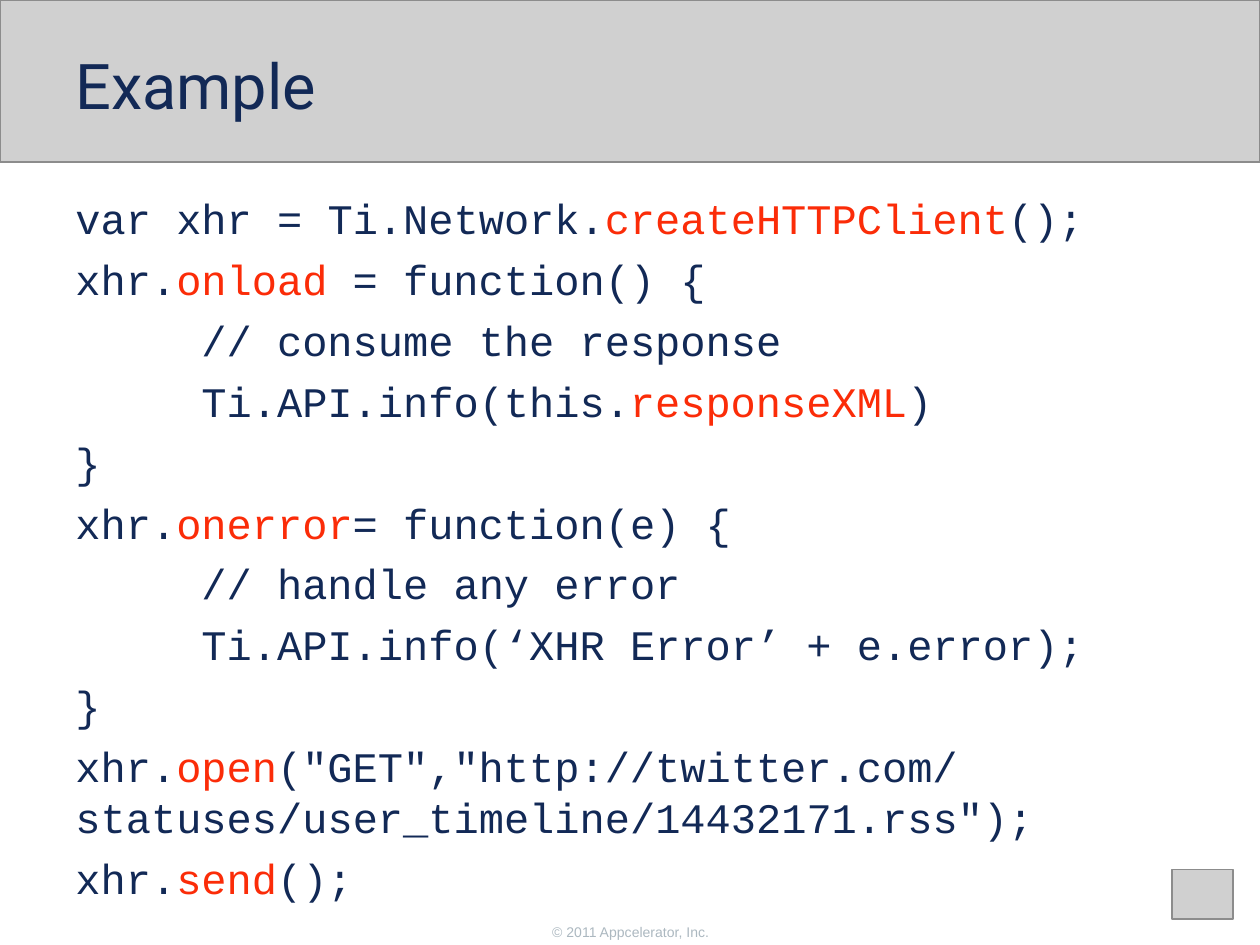
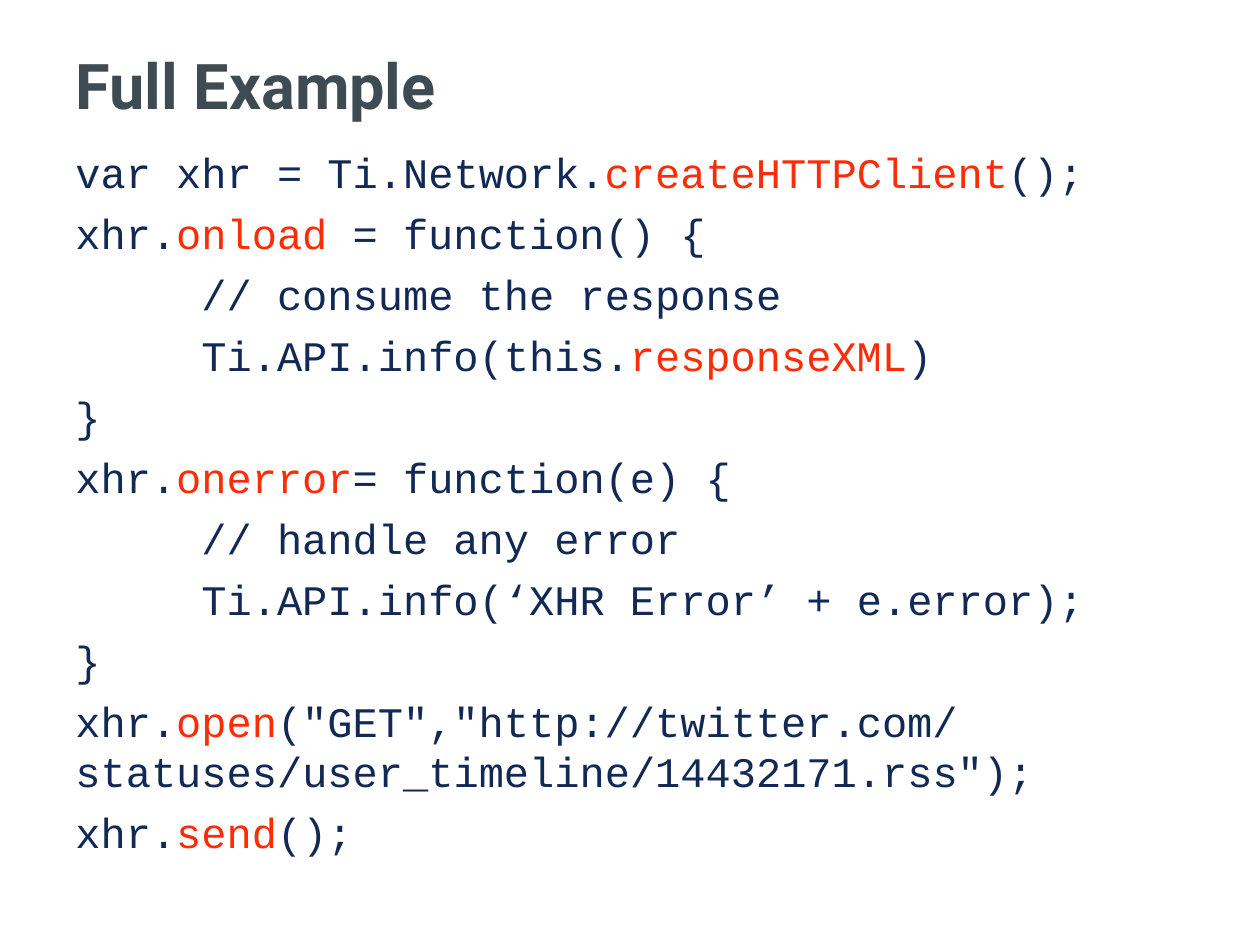
Before and after one commit to appcelerator-training-archive/tcad_certification, a slide deck: slide 7 of 260/260.ppt (slide 8 before the commit). Drawn at 1260x945 pixels with LibreOffice and Linux fonts; fonts in the diff are those of the drawing; grey boxes stand for pictures; background and template pictures are left out. Boxes give left, top, right and bottom in pixels: in the first picture for what was removed or moved away, otherwise in the second. Text is boxed around its words. In the diff, an @@ line names an element or a change of style, - is before the commit and + after.

```diff
--- a/260/260.ppt
+++ b/260/260.ppt
@@ picture removed at (0,0,1260,163) @@
@@ title at (76,61,436,122): text changed; text colour #122956 to #3F4B53; bold on @@
-Example
+Full Example
@@ text "var xhr = Ti.Network.createHTTPClient();": place and size @@
-text "var xhr = Ti.Network.createHTTPClient();" at (75,203,1084,903)
+text "var xhr = Ti.Network.createHTTPClient();" at (75,158,1084,857)
@@ picture removed at (1172,869,1232,919) @@
@@ text removed at (566,927,709,940) @@
-© 2011 Appcelerator, Inc.
```
Also in this commit, not shown: 10 other slides changed, 8 slides added, 5 slides removed, 12 other files.
